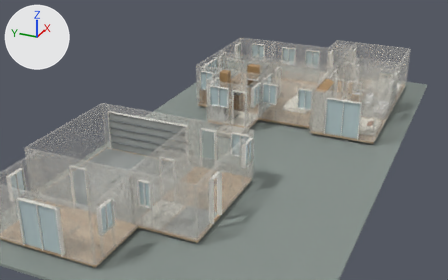
The Blender file output/blender/full-house/full-house.blend, before and after one commit.
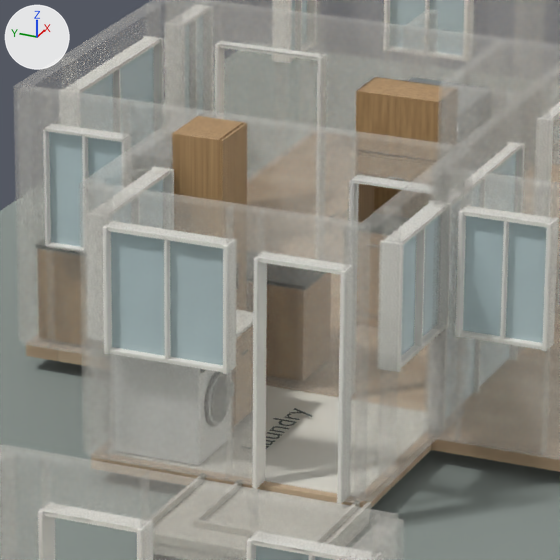
Each version is shown whole from a 50 mm lens placed at (-33.95, -7.52, 13.79), pointed at (-3.72, 6.08, -1.32), then close up on the part from 43% to 62% of the width and 19% to 49% of the height. The lights are fixed; the arrows at upper left show +X, +Y and +Z. The last two pictures show the newer version.

The first close-up shows 'Kitchen west solid wall', 'Large garage east | wall.020', 'Laundry floor.002', 'Laundry pocket-door partition solid wall', 'Laundry south | wall.008', 'Laundry west | glazing.002', 'Laundry west | wall.013', 'Laundry west | wall.015', 'Main center partition | wall.008', 'Site ground.002', 'Tall pantry oak side', 'Tall pantry oak side.001', 'Tall pantry paired oak door 1', 'Tall pantry paired oak door 2', 'Tall pantry shelf.008', 'West living exterior | glazing.004', 'West living exterior | wall.015' and 105 more.
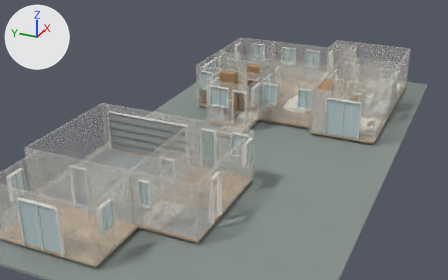
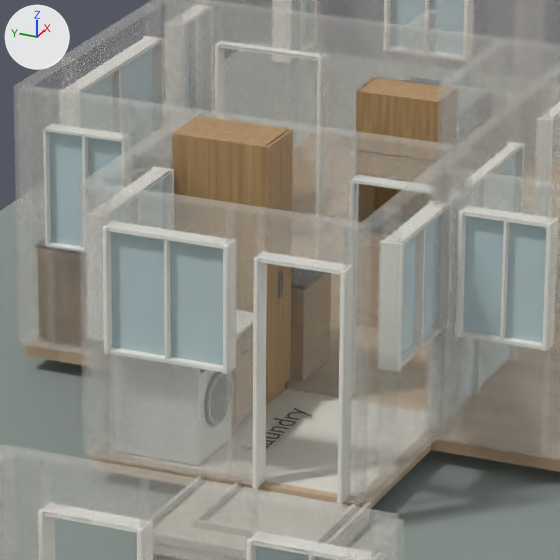
What differs and where, as boxes (x1, y1, x2, y2) in the close-ups (560 x 560 px):
'Tall pantry oak side', moved, rescaled (92% wider, 10% taller): before (172, 133, 221, 201); after (172, 133, 267, 208)
'Tall pantry paired oak door 1', moved: before (220, 132, 235, 203); after (266, 138, 281, 399)
'Tall pantry paired oak door 2', moved: before (233, 123, 247, 205); after (279, 129, 293, 388)
'Tall pantry shelf.008', moved, rescaled (69% wider, 25% taller): before (176, 117, 242, 140); after (176, 117, 288, 146)
'Tall pantry oak side.001', moved, rescaled: before (197, 116, 245, 138); after (197, 116, 290, 390)
'Tall pantry vertical pull 1', moved (not visible before): after (278, 272, 281, 298)

Diff of the bpy script that builds the scene:
```diff
--- a/output/blender/full-house/full-house.blend.py
+++ b/output/blender/full-house/full-house.blend.py
@@ me_cube_2259 @@
 # used by ob_tall_pantry_oak_side; parent = ob_laundry___floor_to_ceiling_pantry; location = (0.009, -0.229, 1.219)
-me_cube_2259.from_pydata(...)  # 8 vertices, 6 faces; spans x -0.01..0.01, y -0.23..0.23, z -1.22..1.22
+me_cube_2259.from_pydata(...)  # 8 vertices, 6 faces; spans x -0.01..0.01, y -0.44..0.44, z -1.22..1.22
+# me_cube_2259 part 1: the whole mesh is scaled about its middle by (1, 1.94, 1)
 me_cube_2259.materials.append(mat_natural_oak)
@@ me_cube_2260 @@
 # used by ob_tall_pantry_oak_side_001; parent = ob_laundry___floor_to_ceiling_pantry; location = (0.524, -0.229, 1.219)
-me_cube_2260.from_pydata(...)  # 8 vertices, 6 faces; spans x -0.01..0.01, y -0.23..0.23, z -1.22..1.22
+me_cube_2260.from_pydata(...)  # 8 vertices, 6 faces; spans x -0.01..0.01, y -0.44..0.44, z -1.22..1.22
+# me_cube_2260 part 2: the whole mesh is scaled about its middle by (1, 1.94, 1)
 me_cube_2260.materials.append(mat_natural_oak)
@@ me_cube_2271 @@
 # used by ob_tall_pantry_shelf_008; parent = ob_laundry___floor_to_ceiling_pantry; location = (0.267, -0.229, 2.429)
-me_cube_2271.from_pydata(...)  # 8 vertices, 6 faces; spans x -0.249..0.249, y -0.211..0.211, z -0.009..0.009
+me_cube_2271.from_pydata(...)  # 8 vertices, 6 faces; spans x -0.249..0.249, y -0.427..0.427, z -0.009..0.009
+# me_cube_2271 part 3: the whole mesh is scaled about its middle by (1, 2.02, 1)
 me_cube_2271.materials.append(mat_natural_oak)
@@ ob_tall_pantry_oak_side @@
 ob_tall_pantry_oak_side.parent = ob_laundry___floor_to_ceiling_pantry
-ob_tall_pantry_oak_side.location = (0.009, -0.229, 1.219)
+ob_tall_pantry_oak_side.location = (0.009, -0.445, 1.219)
 _m = ob_tall_pantry_oak_side.modifiers.new('Soft edges', 'BEVEL')
@@ ob_tall_pantry_oak_side_001 @@
 ob_tall_pantry_oak_side_001.parent = ob_laundry___floor_to_ceiling_pantry
-ob_tall_pantry_oak_side_001.location = (0.524, -0.229, 1.219)
+ob_tall_pantry_oak_side_001.location = (0.524, -0.445, 1.219)
 _m = ob_tall_pantry_oak_side_001.modifiers.new('Soft edges', 'BEVEL')
@@ ob_tall_pantry_shelf_008 @@
 ob_tall_pantry_shelf_008.parent = ob_laundry___floor_to_ceiling_pantry
-ob_tall_pantry_shelf_008.location = (0.267, -0.229, 2.429)
+ob_tall_pantry_shelf_008.location = (0.267, -0.445, 2.429)
 _m = ob_tall_pantry_shelf_008.modifiers.new('Soft edges', 'BEVEL')
@@ ob_tall_pantry_paired_oak_door_1 @@
 ob_tall_pantry_paired_oak_door_1.parent = ob_laundry___floor_to_ceiling_pantry
-ob_tall_pantry_paired_oak_door_1.location = (0.133, -0.467, 1.269)
+ob_tall_pantry_paired_oak_door_1.location = (0.133, -0.899, 1.269)
 _m = ob_tall_pantry_paired_oak_door_1.modifiers.new('Soft edges', 'BEVEL')
@@ ob_tall_pantry_vertical_pull_1 @@
 ob_tall_pantry_vertical_pull_1.parent = ob_laundry___floor_to_ceiling_pantry
-ob_tall_pantry_vertical_pull_1.location = (0.242, -0.49, 1.1)
+ob_tall_pantry_vertical_pull_1.location = (0.242, -0.922, 1.1)
 _m = ob_tall_pantry_vertical_pull_1.modifiers.new('Soft edges', 'BEVEL')
@@ ob_tall_pantry_paired_oak_door_2 @@
 ob_tall_pantry_paired_oak_door_2.parent = ob_laundry___floor_to_ceiling_pantry
-ob_tall_pantry_paired_oak_door_2.location = (0.4, -0.467, 1.269)
+ob_tall_pantry_paired_oak_door_2.location = (0.4, -0.899, 1.269)
 _m = ob_tall_pantry_paired_oak_door_2.modifiers.new('Soft edges', 'BEVEL')
@@ ob_tall_pantry_vertical_pull_2 @@
 ob_tall_pantry_vertical_pull_2.parent = ob_laundry___floor_to_ceiling_pantry
-ob_tall_pantry_vertical_pull_2.location = (0.292, -0.49, 1.1)
+ob_tall_pantry_vertical_pull_2.location = (0.292, -0.922, 1.1)
 _m = ob_tall_pantry_vertical_pull_2.modifiers.new('Soft edges', 'BEVEL')
```
